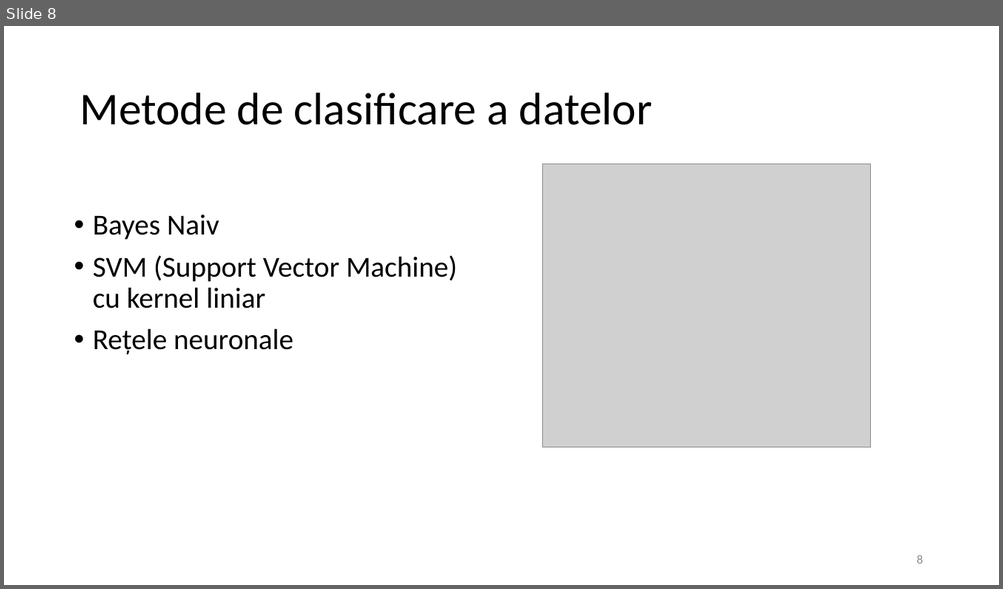
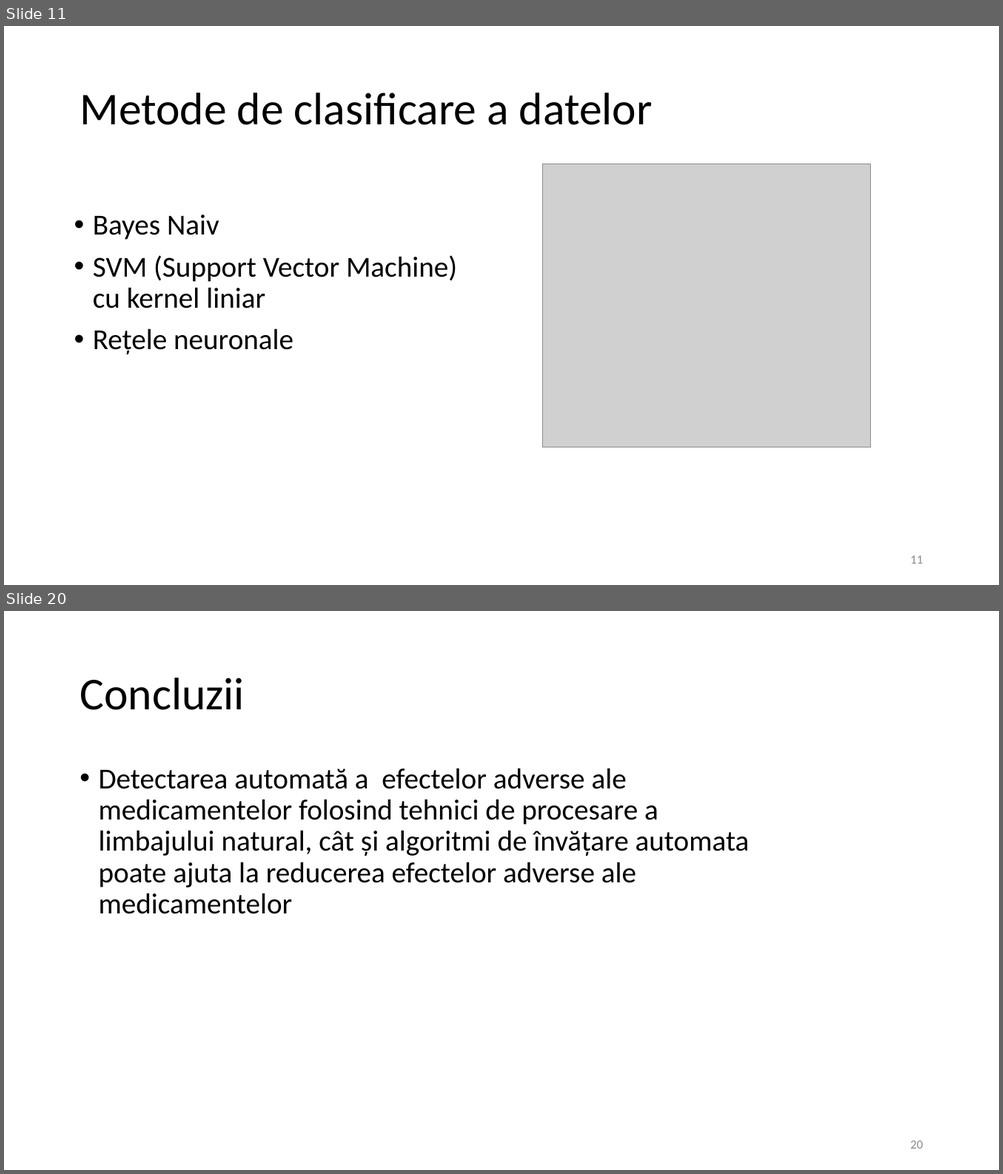
Before and after one commit to MariusParasca/Licenta-FII, a slide deck: Prezentare licenta.pptx. Shown one above the other, each under a label of ours: slide 8 before the commit, slides 11 and 20 after it; the slides between them are not shown. The pictures are 1003x589 and 1003x1174 pixels, drawn with LibreOffice and Linux fonts; fonts in the diff are those of the drawing; grey boxes stand for pictures. Boxes give left, top, right and bottom in pixels: in the first picture for what was removed or moved away, otherwise in the second. Text is boxed around its words. In the diff, an @@ line names an element or a change of style, - is before the commit and + after.

```diff
--- a/Prezentare licenta.pptx
+++ b/Prezentare licenta.pptx
@@ slide 20 added at bbox=[4, 611, 999, 1170], background #FFFFFF @@
@@ title added at bbox=[79, 678, 244, 710], 44 pt, text #000000 @@
+Concluzii
@@ text added at bbox=[99, 768, 749, 914], 28 pt, text #000000 @@
+• Detectarea automată a efectelor adverse ale medicamentelor folosind tehnici de procesare a limbajului natural, cât și algoritmi de învățare automata poate ajuta la reducerea efectelor adverse ale medicamentelor
@@ page number added at bbox=[910, 1141, 922, 1149], 12 pt, text #8C8C8C @@
+20
@@ what was slide 8 is now slide 11 @@
@@ page number at bbox=[910, 556, 922, 564]: text changed @@
-8
+11
```
Also in this commit, not shown: 11 slides changed, 6 other slides added, 1 other file.
